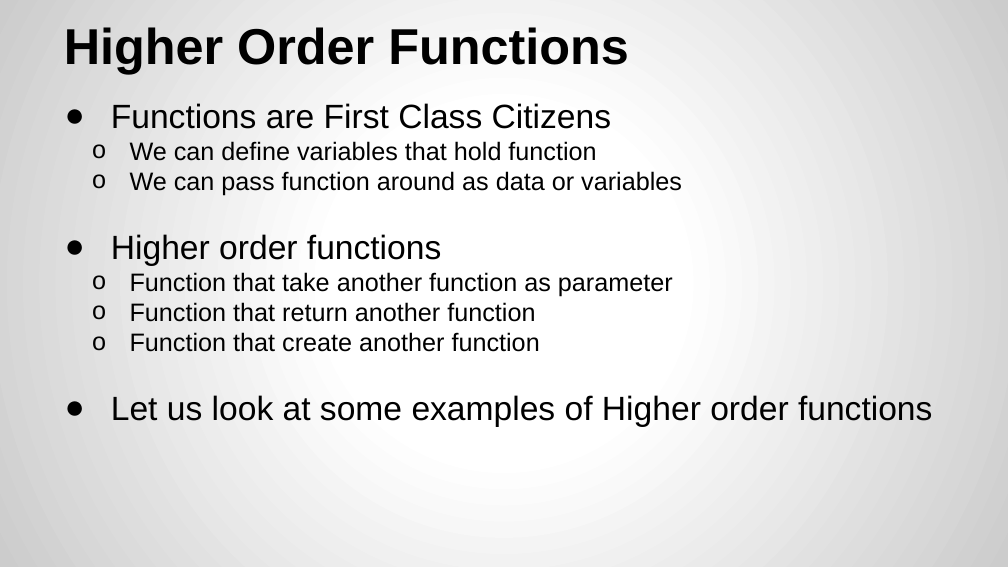
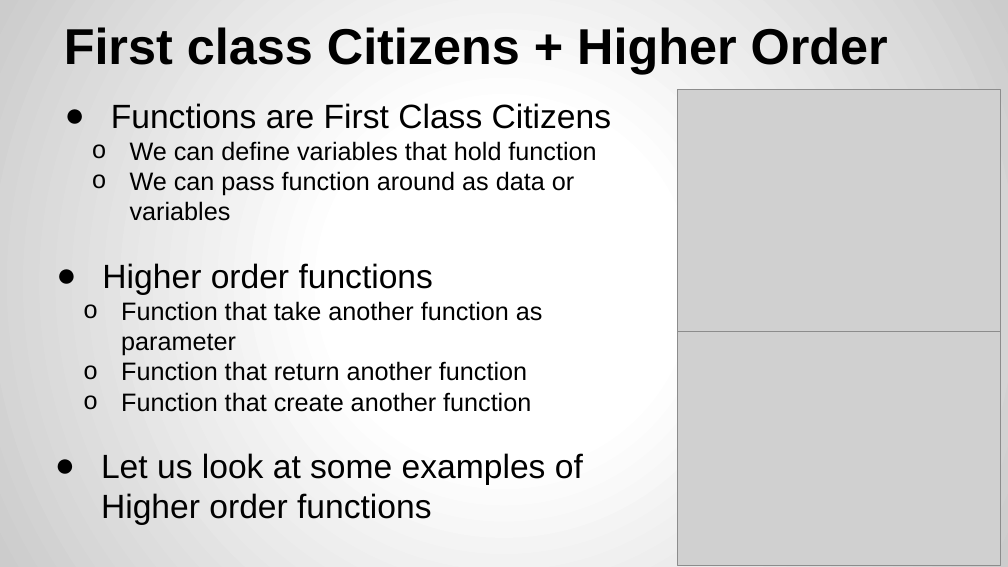
Before and after one commit to yogeshrnaik/presentations, a slide deck: slide 12 of Functional Programming with Java 8.pptx. Drawn at 1008x567 pixels with LibreOffice and Linux fonts; fonts in the diff are those of the drawing; grey boxes stand for pictures. Boxes give left, top, right and bottom in pixels: in the first picture for what was removed or moved away, otherwise in the second. Text is boxed around its words. In the diff, an @@ line names an element or a change of style, - is before the commit and + after.

Commit message:
added images

```diff
--- a/Functional Programming with Java 8.pptx
+++ b/Functional Programming with Java 8.pptx
@@ title at (64,27,888,74): text changed @@
-Higher Order Functions
+First class Citizens + Higher Order
@@ picture added at (677,90,1000,332) @@
@@ text at (111,234,932,427): paragraphs removed @@
-● Higher order functions
-  o Function that take another function as parameter
-  o Function that return another function
-  o Function that create another function
-● Let us look at some examples of Higher order functions
@@ text added at (102,263,543,412), 18 pt, text #000000 @@
+● Higher order functions
+  o Function that take another function as parameter
+  o Function that return another function
+  o Function that create another function
@@ picture added at (677,329,1000,566) @@
@@ text added at (101,453,583,525), 24 pt, text #000000 @@
+● Let us look at some examples of Higher order functions
```
Also in this commit, not shown: 13 other slides changed, 2 slides added.
